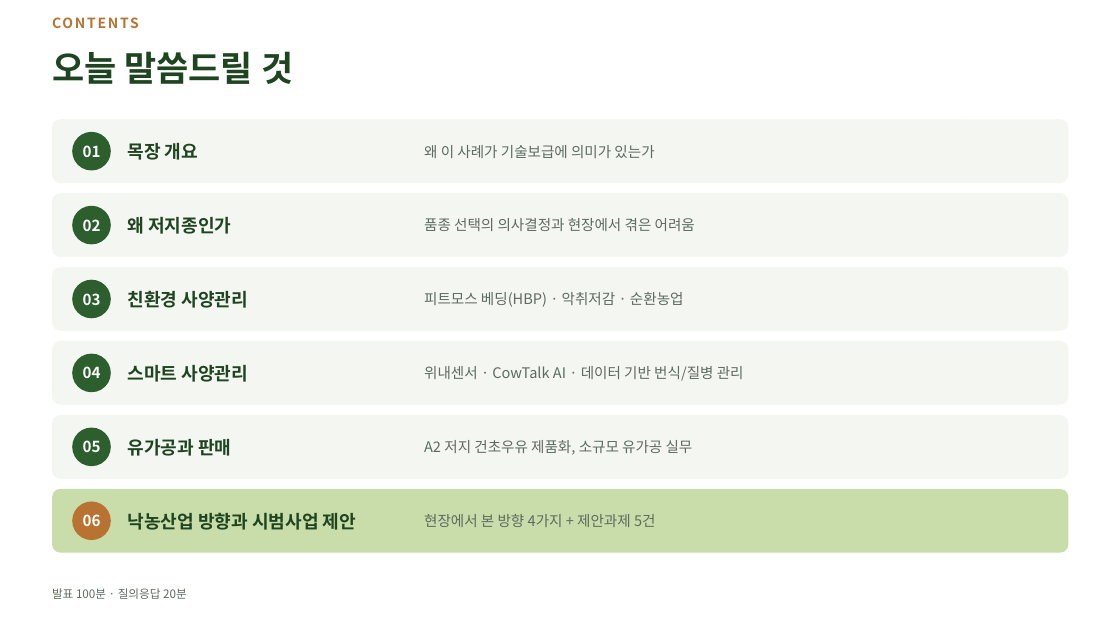
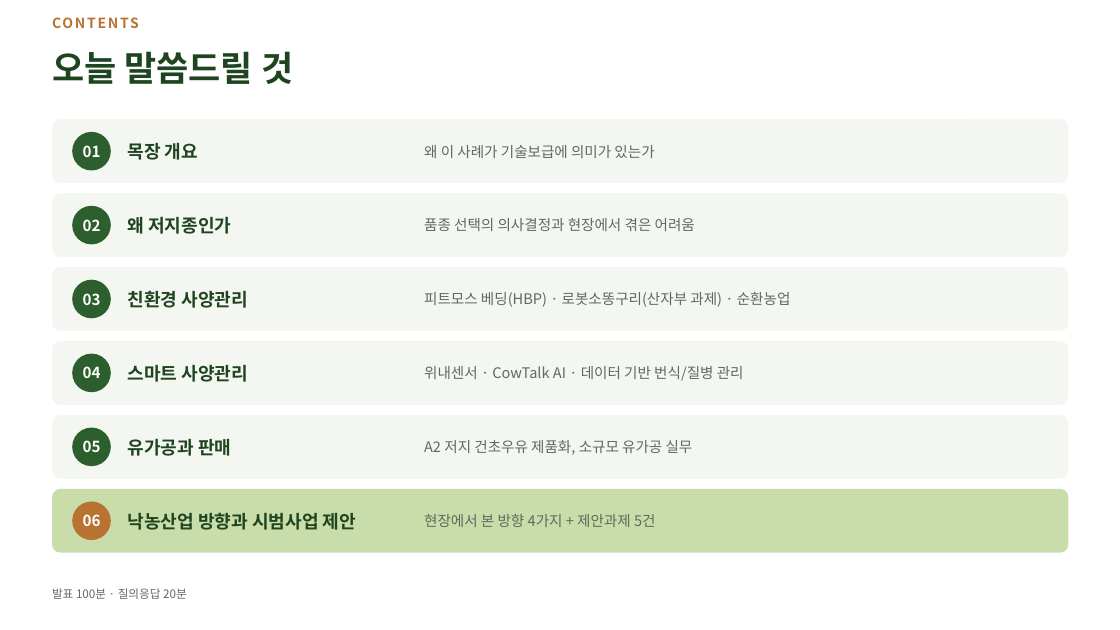
Before and after one commit to hhj3150/Dr-Ha--agent, a slide deck: slide 3 of deliverables/2026-08-10-nias-seminar/저지종_유가공목장_운영_현장사례.pptx. Drawn at 1120x630 pixels with LibreOffice and Linux fonts; fonts in the diff are those of the drawing. Boxes give left, top, right and bottom in pixels: in the first picture for what was removed or moved away, otherwise in the second. Text is boxed around its words. In the diff, an @@ line names an element or a change of style, - is before the commit and + after.

```diff
--- a/deliverables/2026-08-10-nias-seminar/저지종_유가공목장_운영_현장사례.pptx
+++ b/deliverables/2026-08-10-nias-seminar/저지종_유가공목장_운영_현장사례.pptx
@@ text at [424,292,791,307]: text changed @@
-피트모스 베딩(HBP) · 악취저감 · 순환농업
+피트모스 베딩(HBP) · 로봇소똥구리(산자부 과제) · 순환농업
```
Also in this commit, not shown: 4 other slides changed, 2 slides added, 2 other files.
